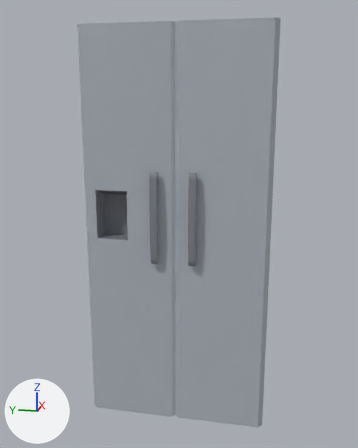
Renders of the FBX model GlobalGameJam2019/Assets/Models/Environment/Kitchen/Fridge.fbx from each side of a commit.
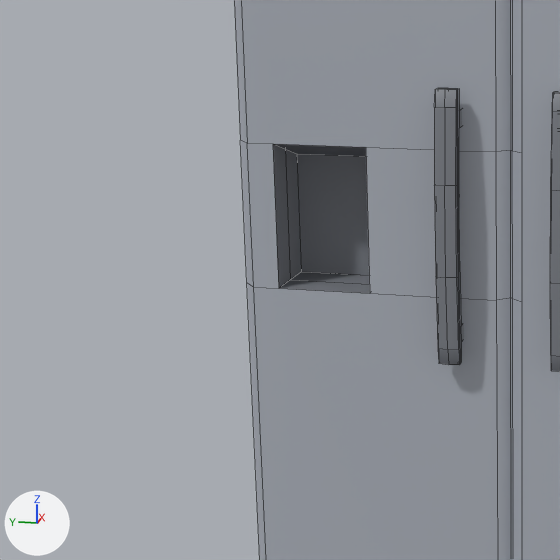
Each version appears first whole from a 50 mm camera at (-0.0698, -0.0122, 0.0355) aimed at (0.0004, 0.0019, 0.0179), and next in a close-up on the part from 1% to 53% of the width and 32% to 73% of the height. Arrows for +X, +Y and +Z are at lower left; the lights stay in place. The close-ups show mesh edges as thin lines. Where no turn or scale is listed for an object, it has been applied to the vertices.

Objects in the first close-up: 'pCube2', 'pasted__pCube1', 'pasted__pCube2', 'pasted__pasted__pCube1'.
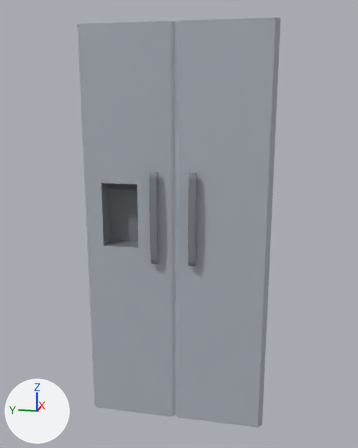
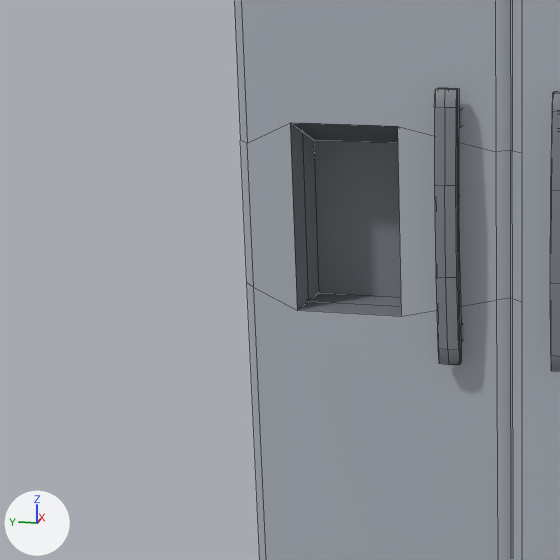
What changed in the scene script:
```text
Change me_mesh_001:
    where me_mesh_001.from_pydata(...)  # 40 vertices, 32 faces; spans x -0.0007..0.0021, y -0.0058..0.0058, z -0.025..0.025
    used by ob_pasted__pcube1; location = (-0.01146, 0.00574, 0.01921)
    before: 25 (-0.0007, 0.0042, -0.0006) at pixel (278, 288), 27 (-0.0007, 0.0002, -0.0006) at pixel (369, 293), 29 (0.0007, 0.0042, -0.0006) at pixel (290, 279), 31 (0.0007, 0.0002, -0.0006), 33 (0.0021, 0.0042, -0.0006) at pixel (301, 271)
    before: 34 (0.0021, 0.0002, -0.0006)
    me_mesh_001 part 1
    add for i in [27, 31, 34]: me_mesh_001.vertices[i].co += Vector((0.0, -0.0014, -0.0009))
    add for i in [25, 29, 33]: me_mesh_001.vertices[i].co += Vector((0.0, -0.0008, -0.0009))
    me_mesh_001.vertices[15].co: (0.0007, 0.0053, -0.0006) -> (0.0007, 0.0047, -0.0006)
    me_mesh_001.vertices[24].co: (-0.0007, 0.0042, 0.0056) -> (-0.0007, 0.0034, 0.0065)  # pixel (272, 143) -> pixel (290, 122)
    me_mesh_001.vertices[26].co: (-0.0007, 0.0002, 0.0056) -> (-0.0007, -0.0012, 0.0065)  # pixel (365, 147) -> pixel (397, 126)
    me_mesh_001.vertices[28].co: (0.0007, 0.0042, 0.0056) -> (0.0007, 0.0034, 0.0065)
    me_mesh_001.vertices[30].co: (0.0007, 0.0002, 0.0056) -> (0.0007, -0.0012, 0.0065)
    me_mesh_001.vertices[32].co: (0.0021, 0.0042, 0.0047) -> (0.0021, 0.0034, 0.0054)  # pixel (296, 153) -> pixel (313, 139)
    me_mesh_001.vertices[35].co: (0.0021, 0.0002, 0.0047) -> (0.0021, -0.0012, 0.0054)
```

Boxes [x1, y1, x2, y2] around the edits, measured in the close-ups (560 x 560 px; the box of a moved part takes in the faces that stretch with it):
part 1 of me_mesh_001, moved or reshaped: [247, 119, 495, 320] in both
